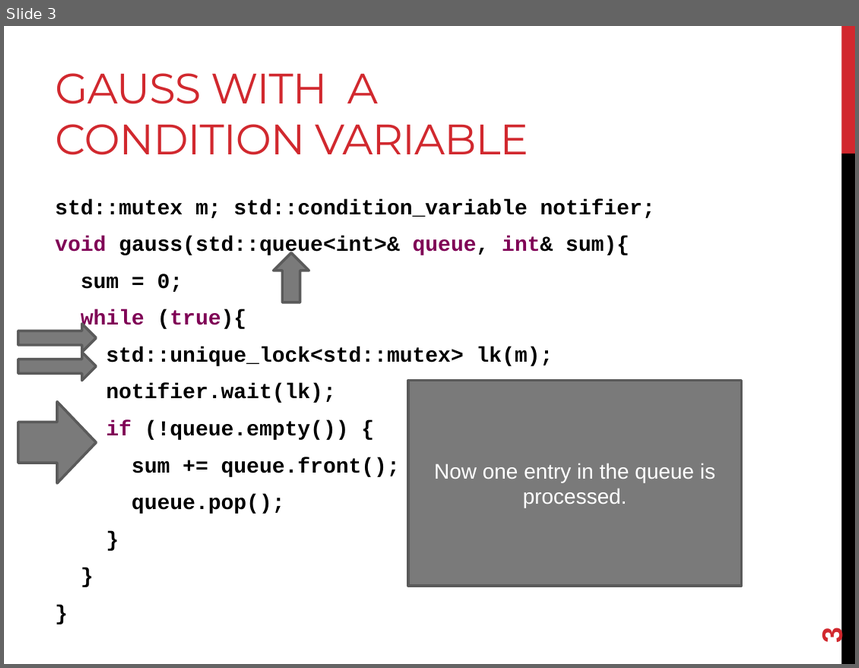
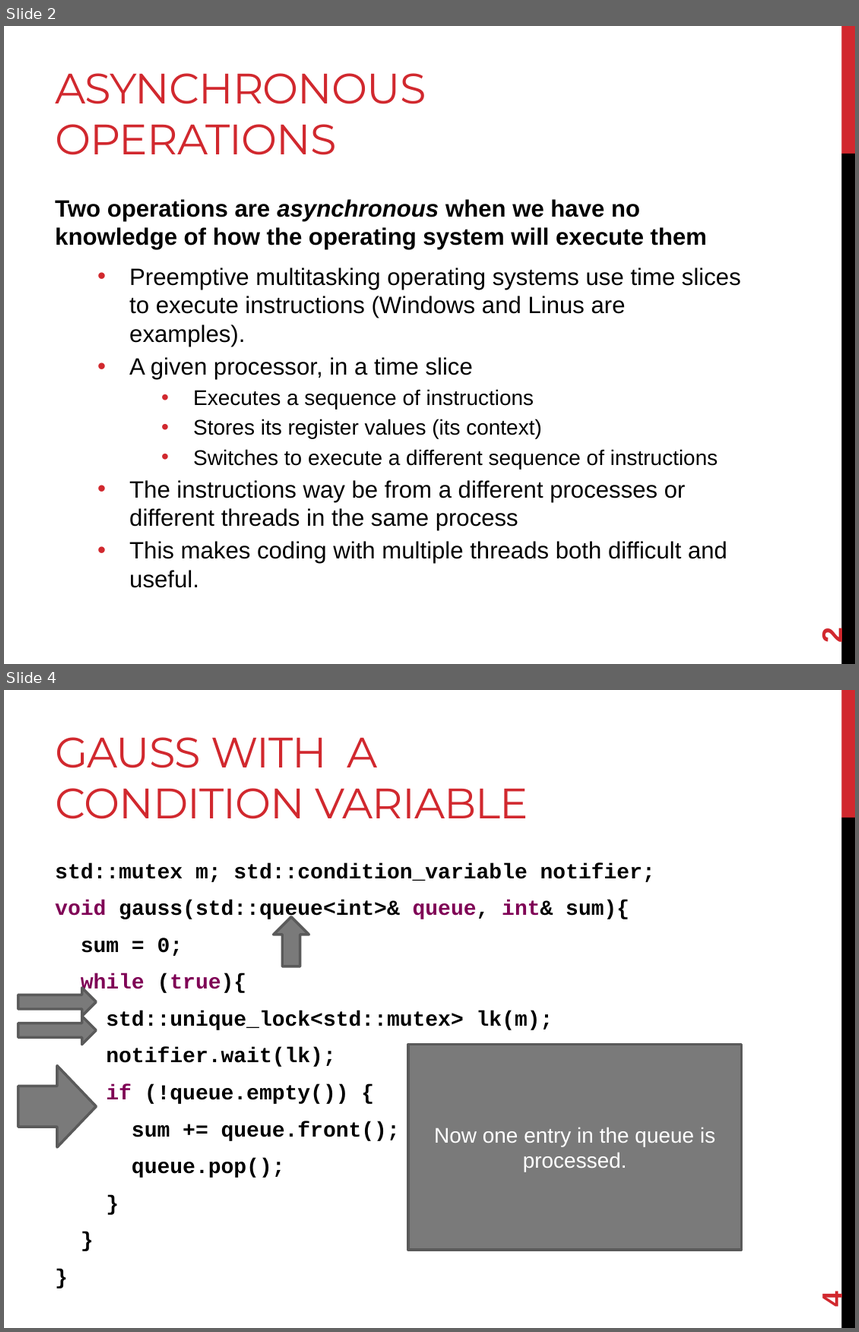
Before and after one commit to joshpeterson/DevelopingConcurrentSoftware, a slide deck: Lectures/Asynchronous Operations/Asynchronous Operations.pptx. Shown one above the other, each under a label of ours: slide 3 before the commit, slides 2 and 4 after it; the slides between them are not shown. The pictures are 859x668 and 859x1332 pixels, drawn with LibreOffice and Linux fonts; fonts in the diff are those of the drawing. Boxes give left, top, right and bottom in pixels: in the first picture for what was removed or moved away, otherwise in the second. Text is boxed around its words. In the diff, an @@ line names an element or a change of style, - is before the commit and + after.

Commit message:
Update the asynchronous operations lecture.

```diff
--- a/Lectures/Asynchronous Operations/Asynchronous Operations.pptx
+++ b/Lectures/Asynchronous Operations/Asynchronous Operations.pptx
@@ slide 2 added at [4, 26, 855, 664], background #FFFFFF; not listed: 2 template elements that a slide beside it also shows @@
@@ title added at [55, 73, 426, 155], 36 pt, text #D1282E @@
+ASYNCHRONOUS OPERATIONS
@@ text added at [55, 199, 741, 588], 20 pt, text #000000 @@
+Two operations are asynchronous when we have no knowledge of how the operating system will execute them
+  • Preemptive multitasking operating systems use time slices to execute instructions (Windows and Linus are examples).
+  • A given processor, in a time slice
+    • Executes a sequence of instructions
+    • Stores its register values (its context)
+    • Switches to execute a different sequence of instructions
+  • The instructions way be from a different processes or different threads in the same process
+  • This makes coding with multiple threads both difficult and useful.
@@ page number added at [816, 629, 848, 644], 24 pt, text #D1282E, bold @@
+2
@@ what was slide 3 is now slide 4 @@
@@ page number at [816, 1293, 848, 1308]: text changed @@
-3
+4
```
Also in this commit, not shown: 4 slides changed, 7 other slides added, 4 other files.
